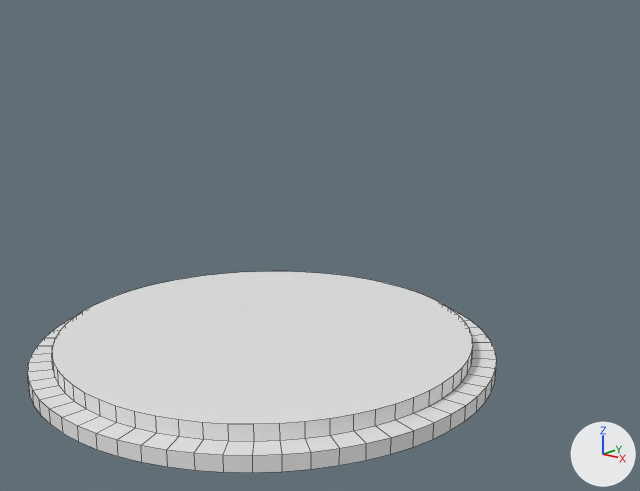
What one commit did to the Blender file 4/3d_modeling/lab2/lab.blend.
Camera for both pictures: a 50 mm lens placed at (6.16, -6.81, 3.77), pointed at (-0.52, 1.63, 0.85). Arrows for +X, +Y and +Z are at lower right; the lights stay in place. The first picture is the older version. Mesh edges are drawn as thin lines.
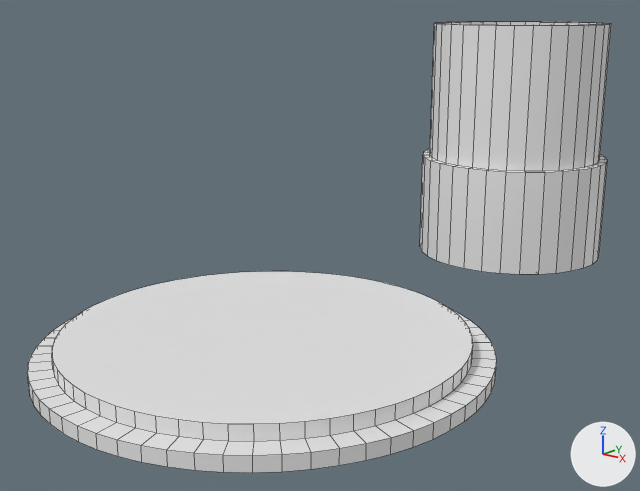
Commit message: 3d lab2: step 2

Pixel boxes [x1, y1, x2, y2] of what changed, in the pictures (640 x 491 px):
'Circle', reshaped (24% wider, 123% taller): before [27, 271, 497, 473]; after [27, 22, 611, 473]
part 1 of me_circle, added: after [420, 149, 607, 274]
part 2 of me_circle, added: after [430, 22, 611, 171]

What changed in the scene script:
```text
Change me_circle:
    used by ob_circle; location = (0.0, 0.0, 0.0)
    remove me_circle.from_pydata(...)  # 256 vertices, 194 faces; spans x -2.5..2.5, y -2.5..2.5, z 0.0..0.32
    add me_circle.from_pydata(...)  # 640 vertices, 452 faces, 32 loose edges; spans x -2.5..2.5, y -2.5..7.2, z 0.0..3.5
    me_circle part 1: a new loose piece of 192 vertices spanning x -1.4..1.4, y 4.4..7.2, z 0.0..1.5
    me_circle part 2: a new loose piece of 128 vertices spanning x -1.29..1.29, y 4.52..7.09, z 0.0..3.5
    other edits to the shape of me_circle do not show in these pictures
```
